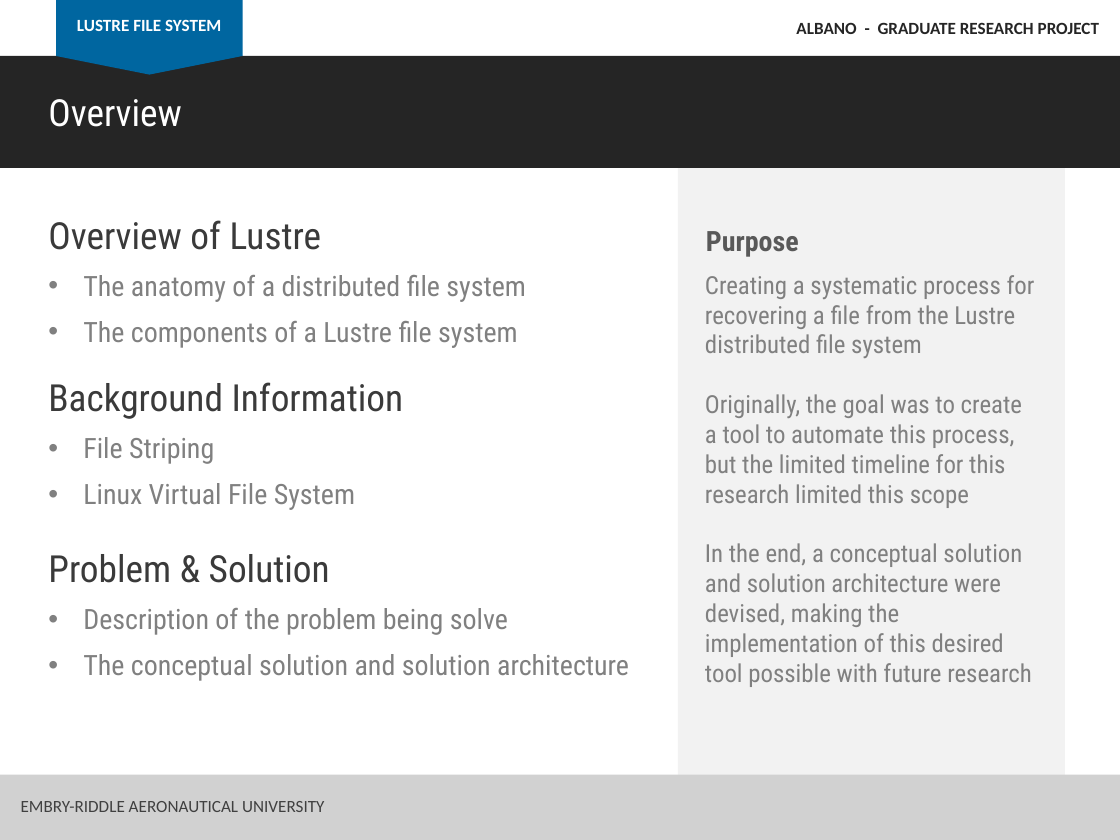
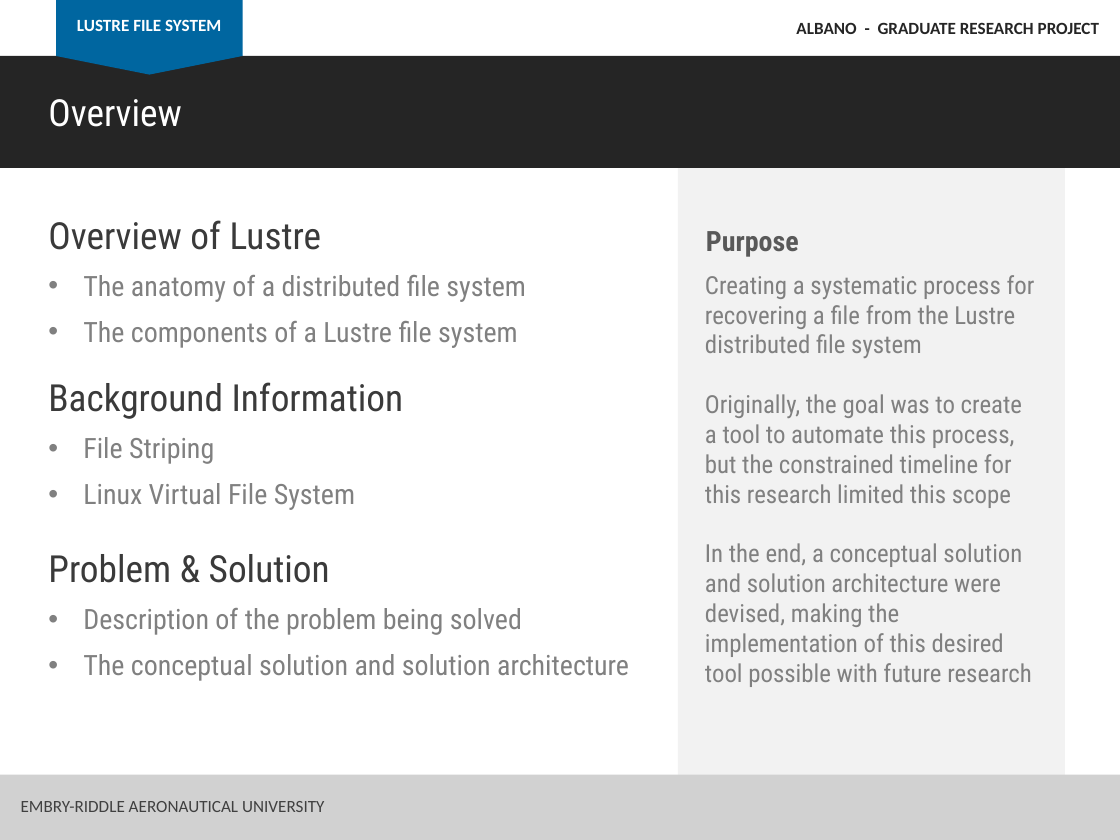
Before and after one commit to albanoj2/grp, a slide deck: slide 2 of docs/grp-presentation.pptx. Drawn at 1120x840 pixels with LibreOffice and Linux fonts; fonts in the diff are those of the drawing. Boxes give left, top, right and bottom in pixels: in the first picture for what was removed or moved away, otherwise in the second. Text is boxed around its words. In the diff, an @@ line names an element or a change of style, - is before the commit and + after.

Commit message:
Spelling corrections to PPT

```diff
--- a/docs/grp-presentation.pptx
+++ b/docs/grp-presentation.pptx
@@ text at (705,394,1022,508): text changed @@
-Originally, the goal was to create a tool to automate this process, but the limited timeline for this research limited this scope
+Originally, the goal was to create a tool to automate this process, but the constrained timeline for this research limited this scope
@@ text at (83,608,522,635): text changed @@
-• Description of the problem being solve
+• Description of the problem being solved
```
Also in this commit, not shown: 3 other slides changed.
